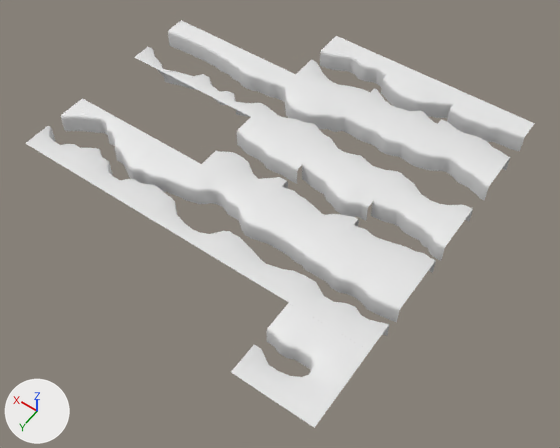
What one commit did to the Blender file Assets/scenes/Levels/LevelPieces/level_piece_01.blend.
The view is the same before and after, from a 50 mm camera at (-14.9, 36.4, 70.9) aimed at (19.5, -11.8, -4.8). Arrows for +X, +Y and +Z are at lower left; the lights stay in place.

The older version as bpy lines, for what is in view:
```python
ob_4in8out01 = bpy.data.objects.new('4in8out01', me_plane_008)
ob_4in8out01.location = (5.0, -15.0, 0.0)
ob_8in4out01 = bpy.data.objects.new('8in4out01', me_plane_018)
ob_8in4out01.location = (5.0, -35.0, 0.0)
ob_8in4out02 = bpy.data.objects.new('8in4out02', me_plane_019)
ob_8in4out02.location = (15.0, -35.0, 0.0)
ob_8in4out03 = bpy.data.objects.new('8in4out03', me_plane_020)
ob_8in4out03.location = (25.0, -35.0, 0.0)
ob_8in8out01 = bpy.data.objects.new('8in8out01', me_plane_013)
ob_8in8out01.location = (5.0, -25.0, 0.0)
ob_8in8out02 = bpy.data.objects.new('8in8out02', me_plane_014)
ob_8in8out02.location = (15.0, -25.0, 0.0)
ob_8in8out03 = bpy.data.objects.new('8in8out03', me_plane_015)
ob_8in8out03.location = (25.0, -25.0, 0.0)
ob_8in8out04 = bpy.data.objects.new('8in8out04', me_plane_016)
ob_8in8out04.location = (35.0, -25.0, 0.0)
ob_8in8out05 = bpy.data.objects.new('8in8out05', me_plane_017)
ob_8in8out05.location = (45.0, -25.0, 0.0)
# also in view: '4in8out02' at (15.0, -15.0, -0.3); '4in4out03' at (25.0, -5.0, -0.3); '4in4out02' at (15.0, -5.0, -0.3); '4in4out04' at (35.0, -5.0, -0.3); '4in4out01' at (5.0, -5.0, -0.3)
```
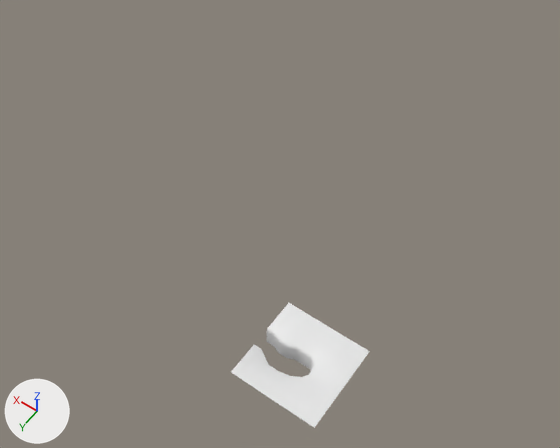
The newer file is also turned or shifted as a whole; pictures and numbers use the older file's frame.

Pixel boxes (x1, y1, x2, y2) of what changed, in the pictures (560 x 448 px):
```json
{"object": "4in4out01", "change": "deleted", "before": [289, 241, 418, 351]}
{"object": "4in4out02", "change": "deleted", "before": [215, 201, 340, 302]}
{"object": "4in8out01", "change": "deleted", "before": [340, 186, 461, 284]}
{"object": "4in4out04", "change": "deleted", "before": [84, 130, 201, 217]}
{"object": "4in8out02", "change": "deleted", "before": [269, 151, 385, 241]}
{"object": "8in4out01", "change": "deleted", "before": [427, 92, 535, 171]}
{"object": "4in8out03", "change": "deleted", "before": [202, 117, 316, 201]}
{"object": "4in4out03", "change": "deleted", "before": [147, 164, 268, 258]}
{"object": "8in4out02", "change": "deleted", "before": [359, 63, 464, 136]}
{"object": "8in8out03", "change": "deleted", "before": [251, 75, 359, 150]}
{"object": "4in4out05", "change": "deleted", "before": [26, 98, 139, 179]}
{"object": "8in8out02", "change": "deleted", "before": [316, 105, 427, 186]}
{"object": "8in8out01", "change": "deleted", "before": [386, 137, 500, 225]}
{"object": "8in4out03", "change": "deleted", "before": [296, 36, 397, 104]}
{"object": "8in8out04", "change": "deleted", "before": [191, 46, 296, 117]}
{"object": "8in8out05", "change": "deleted", "before": [134, 20, 236, 90]}
```

Edits to the scene script, one JSON object a line:
```json
{"op": "remove", "block": "ob_8in4out03", "code": ["ob_8in4out03 = bpy.data.objects.new('8in4out03', me_plane_020)", "ob_8in4out03.location = (25.0, -35.0, 0.0)"]}
{"op": "remove", "block": "ob_8in4out02", "code": ["ob_8in4out02 = bpy.data.objects.new('8in4out02', me_plane_019)", "ob_8in4out02.location = (15.0, -35.0, 0.0)"]}
{"op": "remove", "block": "ob_8in4out01", "code": ["ob_8in4out01 = bpy.data.objects.new('8in4out01', me_plane_018)", "ob_8in4out01.location = (5.0, -35.0, 0.0)"]}
{"op": "remove", "block": "ob_8in8out05", "code": ["ob_8in8out05 = bpy.data.objects.new('8in8out05', me_plane_017)", "ob_8in8out05.location = (45.0, -25.0, 0.0)"]}
{"op": "remove", "block": "ob_8in8out04", "code": ["ob_8in8out04 = bpy.data.objects.new('8in8out04', me_plane_016)", "ob_8in8out04.location = (35.0, -25.0, 0.0)"]}
{"op": "remove", "block": "ob_8in8out03", "code": ["ob_8in8out03 = bpy.data.objects.new('8in8out03', me_plane_015)", "ob_8in8out03.location = (25.0, -25.0, 0.0)"]}
{"op": "remove", "block": "ob_8in8out02", "code": ["ob_8in8out02 = bpy.data.objects.new('8in8out02', me_plane_014)", "ob_8in8out02.location = (15.0, -25.0, 0.0)"]}
{"op": "remove", "block": "ob_8in8out01", "code": ["ob_8in8out01 = bpy.data.objects.new('8in8out01', me_plane_013)", "ob_8in8out01.location = (5.0, -25.0, 0.0)"]}
{"op": "remove", "block": "ob_4in8out03", "code": ["ob_4in8out03 = bpy.data.objects.new('4in8out03', me_plane_010)", "ob_4in8out03.location = (25.0, -15.0, 0.0)"]}
{"op": "remove", "block": "ob_4in8out02", "code": ["ob_4in8out02 = bpy.data.objects.new('4in8out02', me_plane_009)", "ob_4in8out02.location = (15.0, -15.0, 0.0)"]}
{"op": "remove", "block": "ob_4in8out01", "code": ["ob_4in8out01 = bpy.data.objects.new('4in8out01', me_plane_008)", "ob_4in8out01.location = (5.0, -15.0, 0.0)"]}
{"op": "remove", "block": "ob_4in4out05", "code": ["ob_4in4out05 = bpy.data.objects.new('4in4out05', me_plane_007)", "ob_4in4out05.location = (45.0, -5.0, 0.0)"]}
{"op": "remove", "block": "ob_4in4out04", "code": ["ob_4in4out04 = bpy.data.objects.new('4in4out04', me_plane_006)", "ob_4in4out04.location = (35.0, -5.0, 0.0)"]}
{"op": "remove", "block": "ob_4in4out03", "code": ["ob_4in4out03 = bpy.data.objects.new('4in4out03', me_plane_004)", "ob_4in4out03.location = (25.0, -5.0, 0.0)"]}
{"op": "remove", "block": "ob_4in4out01", "code": ["ob_4in4out01 = bpy.data.objects.new('4in4out01', me_plane_003)", "ob_4in4out01.location = (5.0, -5.0, 0.0)"]}
{"op": "remove", "block": "ob_4in4out02", "code": ["ob_4in4out02 = bpy.data.objects.new('4in4out02', me_plane)", "ob_4in4out02.location = (15.0, -5.0, 0.0)"]}
```
